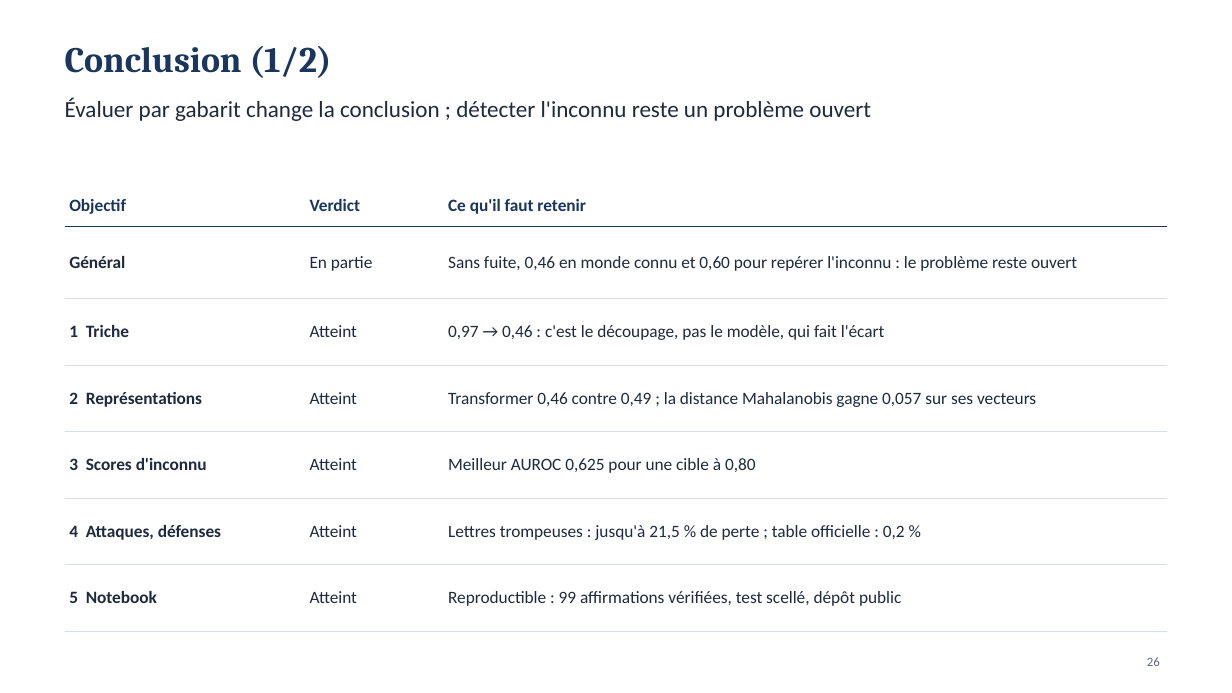
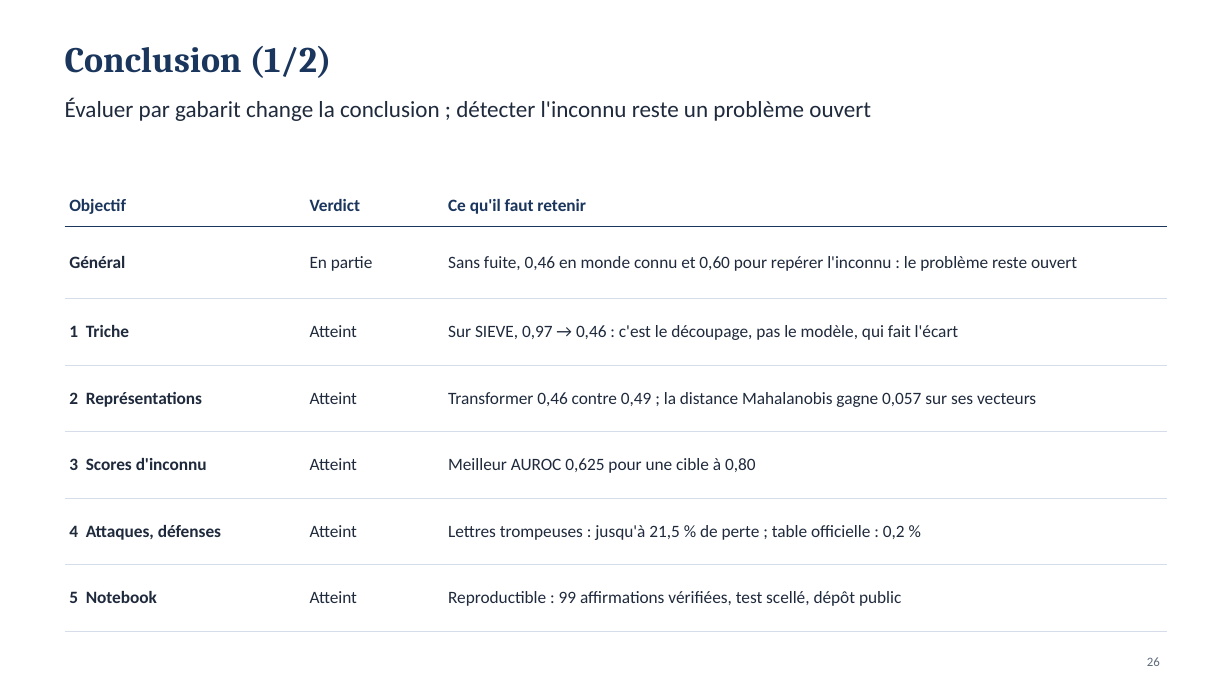
Before and after one commit to MADENIYOU/siem-open-world-log-classification, a slide deck: slide 26 of presentation/Soutenance_SIEM_monde_ouvert.pptx. Drawn at 1232x693 pixels with LibreOffice and Linux fonts; fonts in the diff are those of the drawing. Boxes give left, top, right and bottom in pixels: in the first picture for what was removed or moved away, otherwise in the second. Text is boxed around its words. In the diff, an @@ line names an element or a change of style, - is before the commit and + after.

```diff
--- a/presentation/Soutenance_SIEM_monde_ouvert.pptx
+++ b/presentation/Soutenance_SIEM_monde_ouvert.pptx
@@ table at (65, 185, 1167, 610) @@
-row 3, column 3: 0,97 → 0,46 : c'est le découpage, pas le modèle, qui fait l'écart
+row 3, column 3: Sur SIEVE, 0,97 → 0,46 : c'est le découpage, pas le modèle, qui fait l'écart
```
Also in this commit, not shown: 10 other slides changed, 2 other files.
